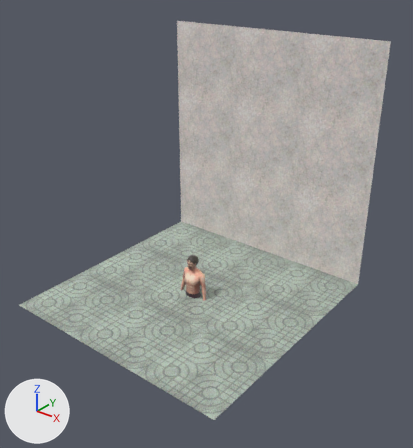
Renders of the glTF model assets/models/human.glb from each side of a commit.
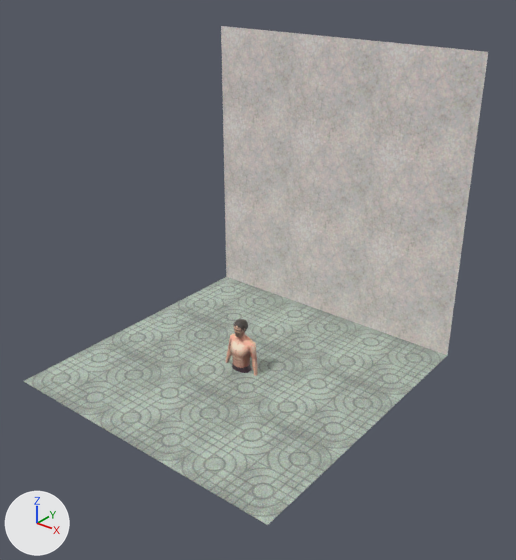
The first picture shows the older version from a 50 mm camera at (7.81, -9.24, 7.81) aimed at (0.33, 0.12, 2.0). The close-ups show the older and then the newer version on the part from 0% to 100% of the width and 0% to 100% of the height of that picture. Only the edits that show in the close-ups are written down. Arrows for +X, +Y and +Z are at lower left; the lights stay in place. Where no turn or scale is listed for an object, it has been applied to the vertices. Vertices at exactly the same position are counted once.

The older version as bpy lines, for what is in view:
```python
me_cube_001 = bpy.data.meshes.new('Cube.001')
me_cube_001.from_pydata(...)  # 682 vertices, 1352 faces; spans x -0.41..0.41, y -0.18..0.19, z -1.23..1.1
me_cube_001.materials.append(mat_material_002)  # picture img_material_base_color
me_plane_001 = bpy.data.meshes.new('Plane.001')
me_plane_001.from_pydata(...)  # 28 vertices, 36 faces; spans x -3.0..3.0, y -6.34..-0.34, z -3.24..2.76
# faces by material slot: [18, 18]
me_plane_001.materials.append(mat_material_001)  # picture img_terrazzotile_base_color
me_plane_001.materials.append(mat_material_003)  # picture img_whiteplaster_base_color
ob_cube = bpy.data.objects.new('Cube', me_cube_001)
ob_cube.location = (0.0, 0.0, 0.0)
ob_plane_001 = bpy.data.objects.new('Plane.001', me_plane_001)
ob_plane_001.location = (0.0, 3.34, 3.24)
```
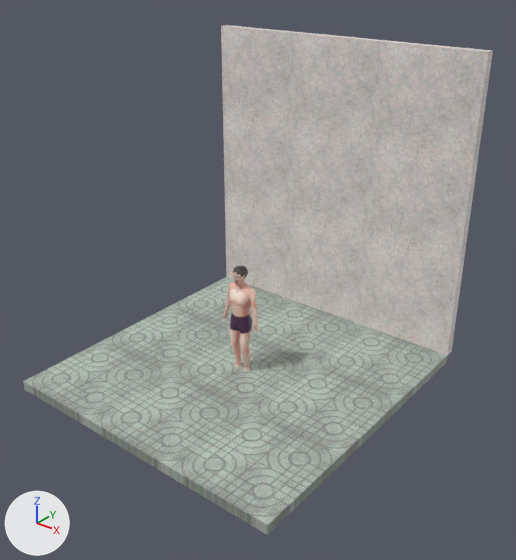
What changed in the scene script:
```text
Change me_plane_001:
    used by ob_plane_001; location = (0.0, 3.34, 3.24)
    remove me_plane_001.from_pydata(...)  # 28 vertices, 36 faces; spans x -3.0..3.0, y -6.34..-0.34, z -3.24..2.76
    add me_plane_001.from_pydata(...)  # 60 vertices, 120 faces; spans x -3.0..3.0, y -6.34..-0.15, z -3.43..2.76
    me_plane_001 part 1
    8 vertices are added at x -1.0..1.0, y -4.34..-0.15, z -3.43..0.76
    12 new vertices lie (0.0, 0.0, -0.19) away from vertices in x -3.0..3.0, y -6.34..-0.34, z -3.24
    12 new vertices lie (0.0, 0.19, 0.0) away from vertices in x -3.0..3.0, y -0.34, z -3.24..2.76
    42 new faces join them, mat_material_001 (picture img_terrazzotile_base_color)
    42 new faces join them, mat_material_003 (picture img_whiteplaster_base_color)
Change ob_cube:
    ob_cube.location: (0.0, 0.0, 0.0) -> (0.0, 0.0, 1.14)
```

What differs and where, as boxes (x1, y1, x2, y2) in the close-ups (516 x 560 px):
'Plane.001', reshaped
    before: (24, 26, 488, 525)
    after: (23, 25, 493, 535)
'Cube', moved
    before: (226, 319, 258, 376)
    after: (222, 266, 258, 371)
part 1 of me_plane_001, added
    after: (23, 25, 493, 535)
